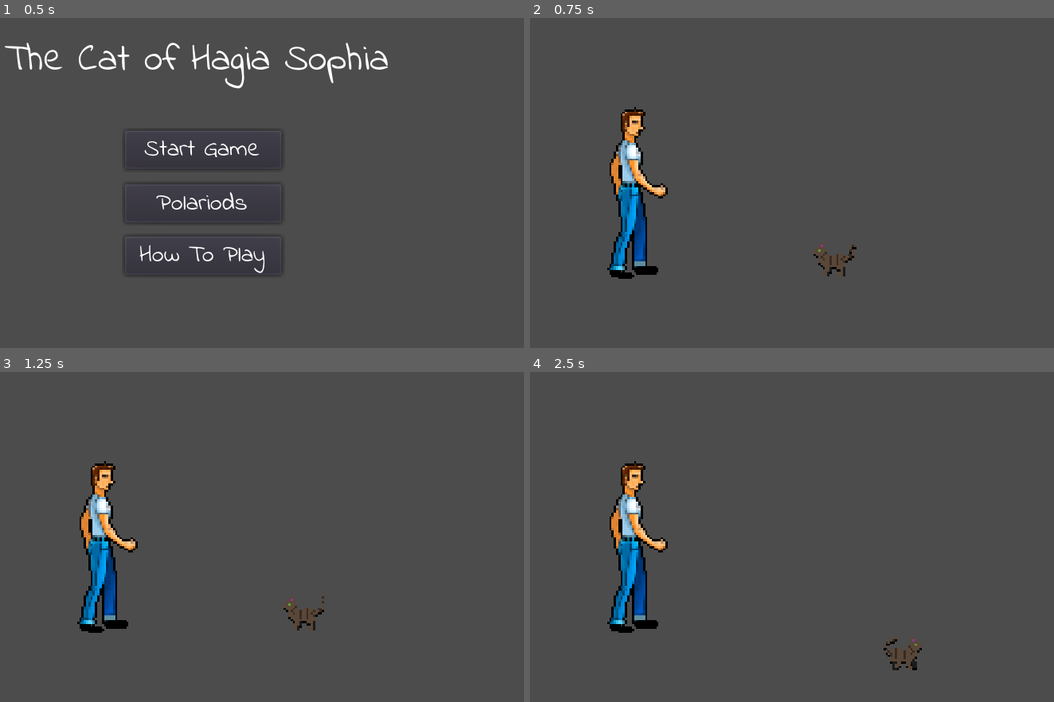
Above: before the commit, frames 1-4 (two rows, left to right).
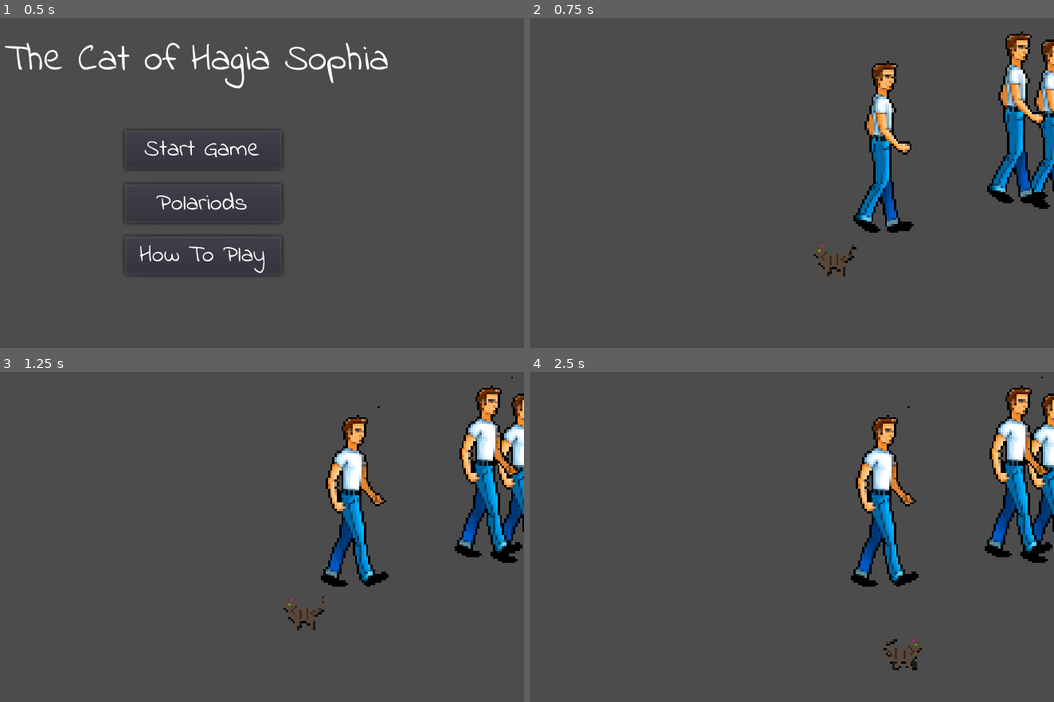
Above: after the commit, the same moments.

Repository: Frozander/BAUGamejam2021
Game: Godot game, scene res://Scenes/TitleScreen.tscn
The game is run twice, just before and just after one commit, with the same random seed, the same clock (stepped at 60 frames per second) and the same inputs. Sound files missing from this copy of the repository are replaced by a short silence.
Inputs:
- Up to frame 1 (0.5 s): no input
- Up to frame 2 (0.75 s): click "Start Game" at 0.5 s
- Up to frame 3 (1.25 s): no input
- Up to frame 4 (2.5 s): hold Right (ui_right) 1.28-2.03 s; tap Space (ui_select) at 1.52, 2.27 s; hold Down (ui_down) from 2.03 s (still down)

Frame 1 is identical in both runs. In frame 2, 9.3% of the frame differs, in the area x 14-100%, y 4-80%; in frame 3, 10%, in the area x 14-100%, y 1-80%; in frame 4, 10%.

Commit message:
Base person summoning

Diff:
--- a/Assets/Prefabs/Person.tscn
+++ b/Assets/Prefabs/Person.tscn
@@ -65,9 +65,13 @@
 } ]
 
 [sub_resource type="RectangleShape2D" id=14]
-extents = Vector2( 59.4587, 55.6815 )
+extents = Vector2( 45.6419, 55.6815 )
+
+[sub_resource type="RectangleShape2D" id=15]
+extents = Vector2( 17.9255, 57.0248 )
 
 [node name="Person" type="Area2D"]
+position = Vector2( -7.62939e-06, -60.9178 )
 script = ExtResource( 2 )
 
 [node name="AnimatedSprite" type="AnimatedSprite" parent="."]
@@ -77,6 +81,10 @@
 animation = "walk"
 frame = 5
 
-[node name="CollisionShape2D" type="CollisionShape2D" parent="."]
-position = Vector2( 12.8937, 5.51791 )
+[node name="PetZone" type="CollisionShape2D" parent="."]
+position = Vector2( 14.8937, 18.5179 )
 shape = SubResource( 14 )
+
+[node name="BodyShape" type="CollisionShape2D" parent="."]
+position = Vector2( 3, 3 )
+shape = SubResource( 15 )
--- a/Assets/Scripts/Person.gd
+++ b/Assets/Scripts/Person.gd
@@ -8,9 +8,12 @@
 
 # Called when the node enters the scene tree for the first time.
 func _ready():
-	pass # Replace with function body.
+	walk()
 
 
 # Called every frame. 'delta' is the elapsed time since the previous frame.
 #func _process(delta):
 #	pass
+
+func walk():
+	   $AnimatedSprite.play("walk")
--- /dev/null
+++ b/Scenes/Game.gd
@@ -0,0 +1,39 @@
+extends Node2D
+
+const ZONE_X = 240
+const ZONE_Y = 40
+const PERSON_COUNT = 4
+
+var rng = RandomNumberGenerator.new()
+
+var people = []
+
+const PERSON = preload("res://Assets/Prefabs/Person.tscn")
+
+var current_part = 1
+
+
+# Called when the node enters the scene tree for the first time.
+func _ready():
+	rng.randomize()
+	for i in 3:
+		people.append([])
+		for p in PERSON_COUNT:
+			var person = PERSON.instance()
+			var rand = randomPositonInMoveZone();
+			person.position.x += rand[0]
+			person.position.y += rand[1]
+			people[i].append(person)
+
+	for p in len(people[current_part]):
+		$MoveZone.add_child(people[current_part][p])
+
+func randomPositonInMoveZone():
+	var x = rng.randf_range(-ZONE_X, ZONE_X)
+	var y = rng.randf_range(-ZONE_Y, ZONE_Y)
+	return [x,y]
+
+
+# Called every frame. 'delta' is the elapsed time since the previous frame.
+#func _process(delta):
+#	pass
--- a/Scenes/Game.tscn
+++ b/Scenes/Game.tscn
@@ -1,12 +1,19 @@
-[gd_scene load_steps=3 format=2]
+[gd_scene load_steps=4 format=2]
 
-[ext_resource path="res://Assets/Prefabs/Person.tscn" type="PackedScene" id=1]
 [ext_resource path="res://Assets/Prefabs/Cat.tscn" type="PackedScene" id=2]
+[ext_resource path="res://Scenes/Game.gd" type="Script" id=3]
+
+[sub_resource type="RectangleShape2D" id=1]
+extents = Vector2( 240, 40 )
 
 [node name="Game" type="Node2D"]
+script = ExtResource( 3 )
 
 [node name="Cat" parent="." instance=ExtResource( 2 )]
 position = Vector2( 279.635, 177.739 )
 
-[node name="Person" parent="." instance=ExtResource( 1 )]
-position = Vector2( 142.111, 132.021 )
+[node name="MoveZone" type="Area2D" parent="."]
+position = Vector2( 216.703, 168.821 )
+
+[node name="CollisionShape2D" type="CollisionShape2D" parent="MoveZone"]
+shape = SubResource( 1 )
Not shown: 1 places in Assets/Prefabs/Person.tscn that only renumber resources
